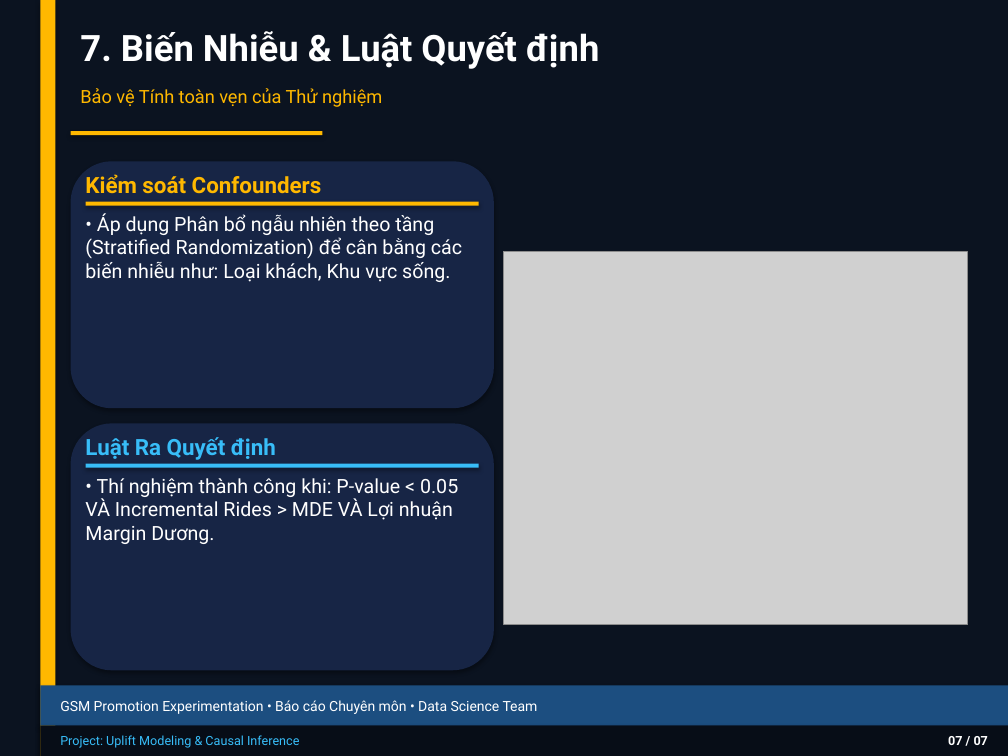
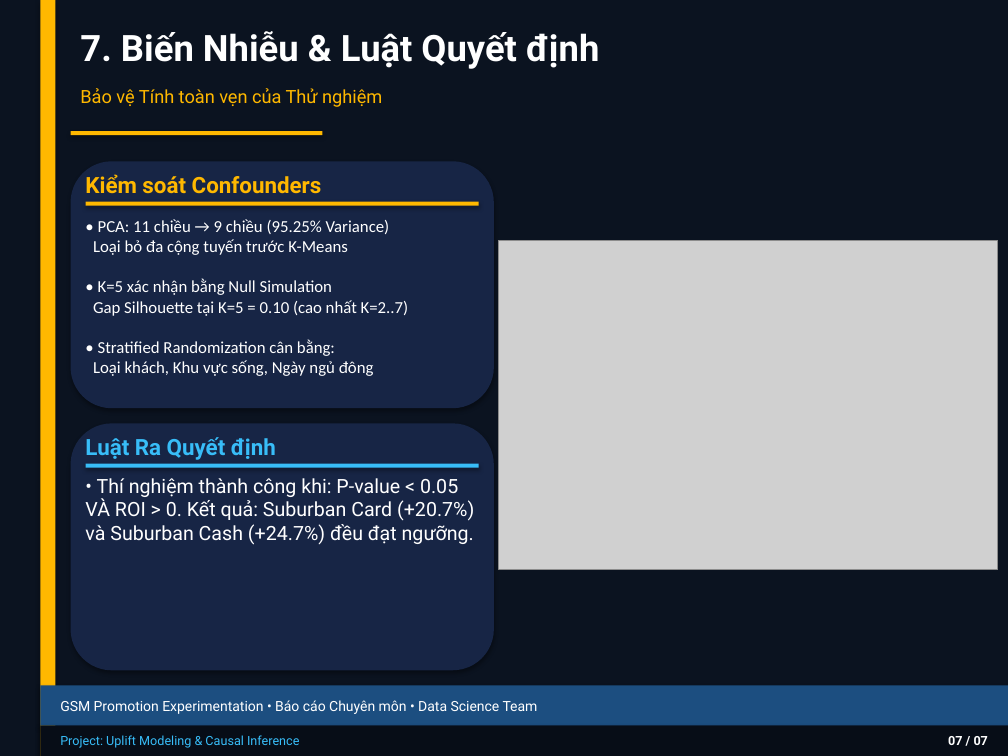
Before and after one commit to thaibuivan/GSM-promotion-experimentation, a slide deck: slide 8 of docs/Week3_Experiment_Design_Summary.pptx. Drawn at 1008x756 pixels with LibreOffice and Linux fonts; fonts in the diff are those of the drawing; grey boxes stand for pictures. Boxes give left, top, right and bottom in pixels: in the first picture for what was removed or moved away, otherwise in the second. Text is boxed around its words. In the diff, an @@ line names an element or a change of style, - is before the commit and + after.

Commit message:
feat(week2-3): Update DGP pipeline & Segmentation with PCA + Null Simulation
Week 2 - Synthetic Data:
- Fix output filename: complex_simulation_data.csv (separate from segmented)
- Ensure clean Data Generating Process without pre-labeling

Week 3 - Segmentation:
- Apply PCA (11 -> 9 dims, 95.25% Variance) before K-Means
- Confirm K=5 via Null Simulation (Gap=0.10 at K=5, highest in K=2..7)
- Fix Dynamic Labeling: correct Silhouette scores (K=4=0.237, K=5=0.242)
- Fix heading numbering (Section 6 Labeling Error was mislabeled as Section 4)
- Fix hardcoded contradictions in Cell 19 (Rain Riders 0.0% vs 77% inconsistency)
- Update Comprehensive Report: add Technical Pipeline section (PCA, Elbow, Dynamic Labeling)
- Update PPTX: fix Inclusion (add Suburban Cash ROI+24.7%), fix Exclusion (remove Suburban Cash from blocklist), update user count to 2792, add PCA + Null Simulation context

```diff
--- a/docs/Week3_Experiment_Design_Summary.pptx
+++ b/docs/Week3_Experiment_Design_Summary.pptx
@@ text at <box>93,219,409,376</box>: text changed; size 14 to 12 pt; font Roboto to Calibri @@
-• Áp dụng Phân bổ ngẫu nhiên theo tầng (Stratified Randomization) để cân bằng các biến nhiễu như: Loại khách, Khu vực sống.
+• PCA: 11 chiều → 9 chiều (95.25% Variance)
+Loại bỏ đa cộng tuyến trước K-Means
+• K=5 xác nhận bằng Null Simulation
+Gap Silhouette tại K=5 = 0.10 (cao nhất K=2..7)
+• Stratified Randomization cân bằng:
+Loại khách, Khu vực sống, Ngày ngủ đông
@@ picture: place and size @@
-picture at <box>504,252,968,625</box>
+picture at <box>499,241,998,570</box>
@@ text at <box>85,478,474,545</box>: text changed @@
-• Thí nghiệm thành công khi: P-value < 0.05 VÀ Incremental Rides > MDE VÀ Lợi nhuận Margin Dương.
+• Thí nghiệm thành công khi: P-value < 0.05 VÀ ROI > 0. Kết quả: Suburban Card (+20.7%) và Suburban Cash (+24.7%) đều đạt ngưỡng.
```
Also in this commit, not shown: 3 other slides changed, 4 other files.
